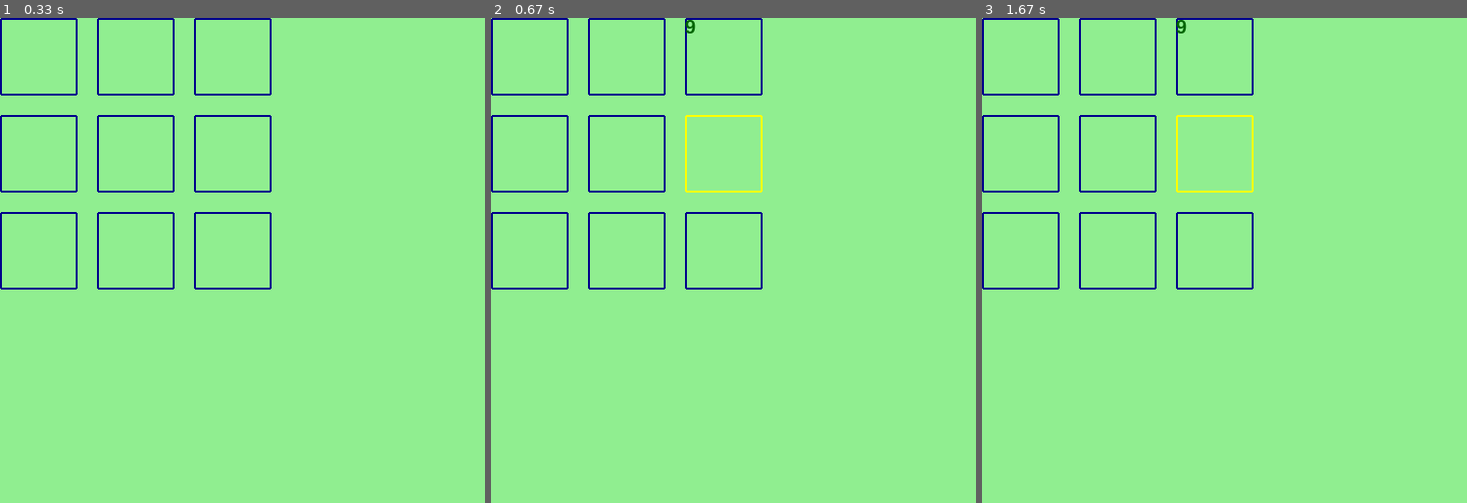
Above: before the commit, frames 1-3 (left to right).
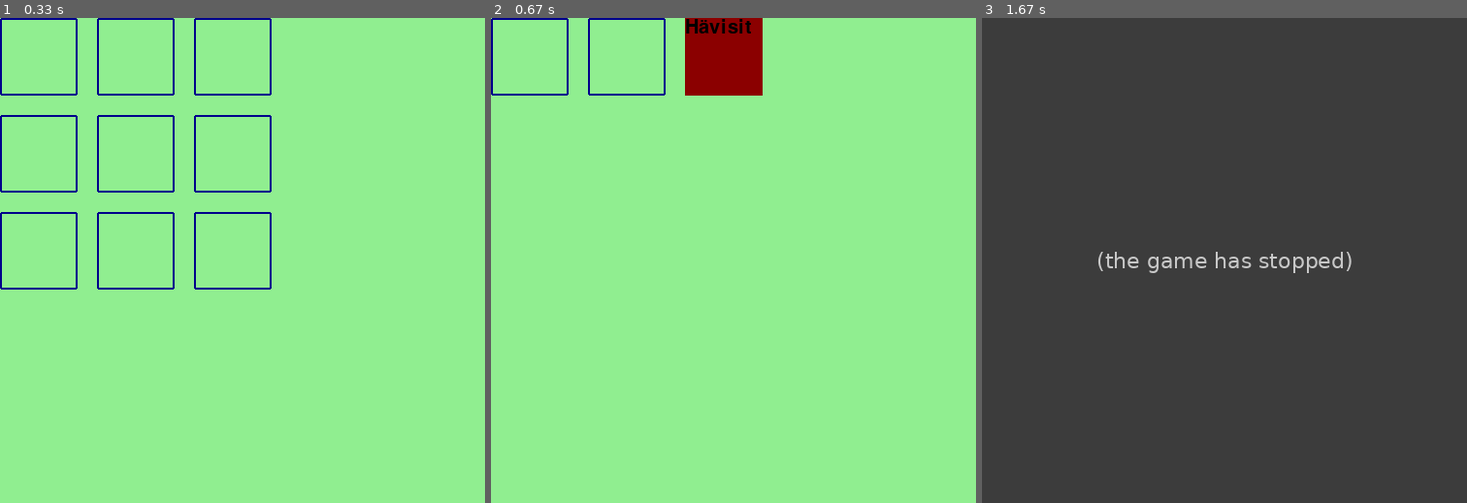
Above: after the commit, the same moments.

Repository: Deeroil/ot-harjoitustyo
Game: pygame game, started from src/index.py
Two runs of this game, one before a commit and one after it. Both use one fixed random seed, a clock stepped at 60 frames per second and the inputs below.
Inputs (mouse positions are in pixels of both pictures, inside the frame that each line leads up to):
- Up to frame 1 (0.33 s): no input
- Up to frame 2 (0.67 s): press the mouse at (723, 56) at 0.37 s; move the mouse to (718, 90) at 0.47 s; release the mouse at (714, 129) at 0.6 s
- Up to frame 3 (1.67 s): no input

Frame 1 is identical in both runs. In frame 2, 4.0% of the frame differs, in the area x 0-56%, y 0-56%; in frame 3, 100%, in the area x 0-100%, y 0-100%.
After the commit the program exited at 1.37 s; later frames show no game.

Commit message:
Improve GUI a bit, still WIP

Diff:
--- a/src/ui/pygame_ui.py
+++ b/src/ui/pygame_ui.py
@@ -4,8 +4,10 @@
 
 
 ###TODO:
-# move font placement
+# move font placements
 # add Minesweeper functionality hahah
+#   - check win
+#   - flags
 # add later some other than 3x3 grid, but with pygame we'll start with only that
 
 class Tile:
@@ -48,7 +50,7 @@
 
     for y in range(n):
         for x in range(n):
-            print(f"y: {y} x:{x} y+x", y+x)
+            # print(f"y: {y} x:{x} y+x", y+x)
             rec = pygame.Rect(x*100, y*100, 80, 80)
             t = Tile(rec)
             tiles.append(t)
@@ -59,15 +61,21 @@
                 pygame.quit()
                 raise SystemExit
 
-        if event.type == pygame.MOUSEBUTTONDOWN:
+        # left click
+        # TODO: use showntiles instead of just setting value? or?
+        # TODO: open neighbors
+        if event.type == pygame.MOUSEBUTTONDOWN and event.button == 1:
             mouse_pos = event.pos
-            # print("mouse button down")
-            # for i in tiles:
             for i in range(len(tiles)):
                 if tiles[i].rect.collidepoint(mouse_pos):
                     tiles[i].value = str(msweep.grid.list[i])
-                    # print('button was pressed at {0}'.format(mouse_pos))
-                    # print(f'rect {i.rect} was pressed)')
+
+        # right click
+        if event.type == pygame.MOUSEBUTTONDOWN and event.button == 3:
+            mouse_pos = event.pos
+            print("Right click")
+            # do flag stuff here, set or remove flag
+
 
         if event.type == pygame.MOUSEMOTION:
             mouse_pos = event.pos
@@ -77,6 +85,14 @@
         screen.fill("lightgreen")
 
         for t in tiles:
+            if t.value == "9":
+                pygame.display.flip()
+                pygame.draw.rect(screen, "darkred", t.rect)
+                screen.blit(t.font.render("Hävisit", True, "black"), t.rect)
+                pygame.display.flip()
+                pygame.time.delay(1000)
+                return
+
             pygame.draw.rect(screen, t.color, t.rect, width=2, border_radius=2,
                             border_top_left_radius=-1, border_top_right_radius=-1,
                             border_bottom_left_radius=-1, border_bottom_right_radius=-1)
